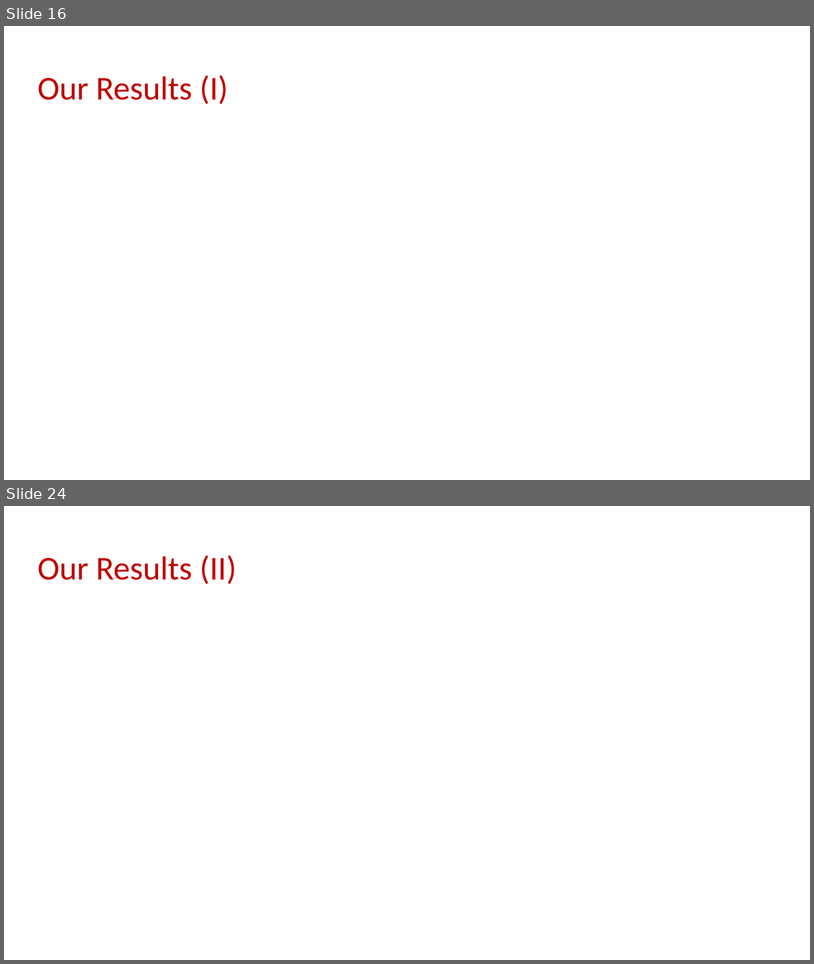
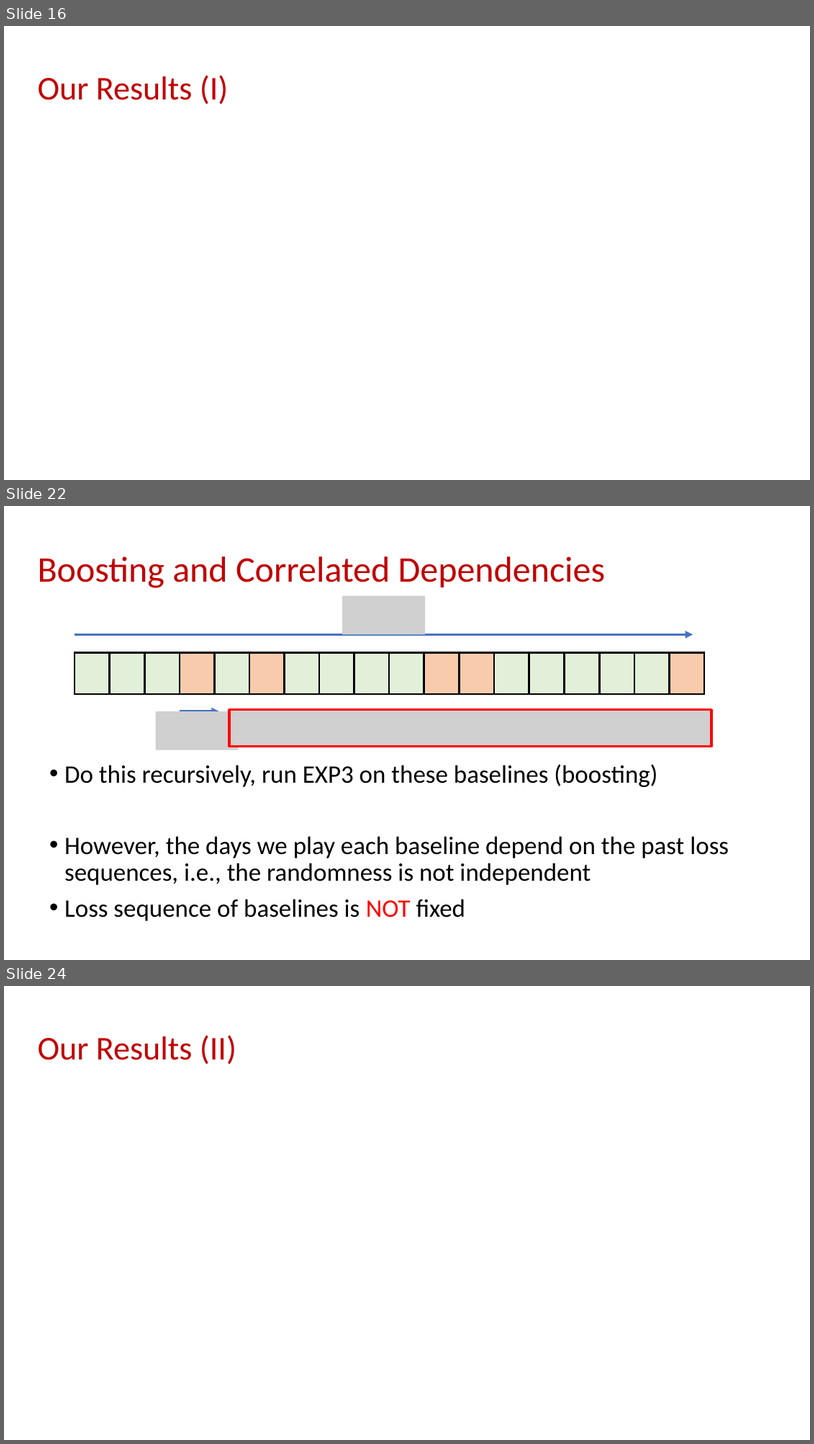
Before and after one commit to samsonzhou/samsonzhou.github.io, a slide deck: other-talks/SODA 2026.pptx. Shown one above the other, each under a label of ours: slides 16 and 24 before the commit, slides 16, 22 and 24 after it; the slides between them are not shown. The pictures are 814x964 and 814x1444 pixels, drawn with LibreOffice and Linux fonts; fonts in the diff are those of the drawing; grey boxes stand for pictures. Boxes give left, top, right and bottom in pixels: in the first picture for what was removed or moved away, otherwise in the second. Text is boxed around its words. In the diff, an @@ line names an element or a change of style, - is before the commit and + after.

```diff
--- a/other-talks/SODA 2026.pptx
+++ b/other-talks/SODA 2026.pptx
@@ slide 22 added at [4, 506, 810, 960], background #FFFFFF @@
@@ text added at [38, 556, 605, 588], 42.9 pt, text #C00000 @@
+Boosting and Correlated Dependencies
@@ picture added at [343, 595, 426, 634] @@
@@ arrow added from (75, 634) to (694, 634), #4472C4 3 pt @@
@@ rectangle added at [75, 652, 110, 694], fill #E2F0D9, outline #000000 2.25 pt @@
@@ rectangle added at [110, 652, 145, 694], fill #E2F0D9, outline #000000 2.25 pt @@
@@ rectangle added at [145, 652, 180, 694], fill #E2F0D9, outline #000000 2.25 pt @@
@@ rectangle added at [180, 652, 214, 694], fill #F8CBAD, outline #000000 2.25 pt @@
@@ rectangle added at [214, 652, 250, 694], fill #E2F0D9, outline #000000 2.25 pt @@
@@ rectangle added at [250, 652, 285, 694], fill #F8CBAD, outline #000000 2.25 pt @@
@@ rectangle added at [285, 652, 320, 694], fill #E2F0D9, outline #000000 2.25 pt @@
@@ rectangle added at [319, 652, 354, 694], fill #E2F0D9, outline #000000 2.25 pt @@
@@ rectangle added at [354, 652, 389, 694], fill #E2F0D9, outline #000000 2.25 pt @@
@@ rectangle added at [389, 652, 424, 694], fill #E2F0D9, outline #000000 2.25 pt @@
@@ rectangle added at [424, 652, 460, 694], fill #F8CBAD, outline #000000 2.25 pt @@
@@ rectangle added at [460, 652, 494, 694], fill #F8CBAD, outline #000000 2.25 pt @@
@@ rectangle added at [494, 652, 530, 694], fill #E2F0D9, outline #000000 2.25 pt @@
@@ rectangle added at [529, 652, 564, 694], fill #E2F0D9, outline #000000 2.25 pt @@
@@ rectangle added at [565, 652, 600, 694], fill #E2F0D9, outline #000000 2.25 pt @@
@@ rectangle added at [600, 652, 635, 694], fill #E2F0D9, outline #000000 2.25 pt @@
@@ rectangle added at [635, 652, 670, 694], fill #E2F0D9, outline #000000 2.25 pt @@
@@ rectangle added at [670, 652, 705, 694], fill #F8CBAD, outline #000000 2.25 pt @@
@@ picture added at [156, 711, 239, 750] @@
@@ arrow added from (180, 711) to (219, 711), #4472C4 3 pt @@
@@ picture added at [229, 710, 712, 746] @@
@@ text added at [64, 764, 729, 921], 30 pt, text #000000 @@
+• Do this recursively, run EXP3 on these baselines (boosting)
+• However, the days we play each baseline depend on the past loss sequences, i.e., the randomness is not independent
+• Loss sequence of baselines is NOT fixed
```
Also in this commit, not shown: 5 slides changed, 1 other slide added, 1 slide removed.
